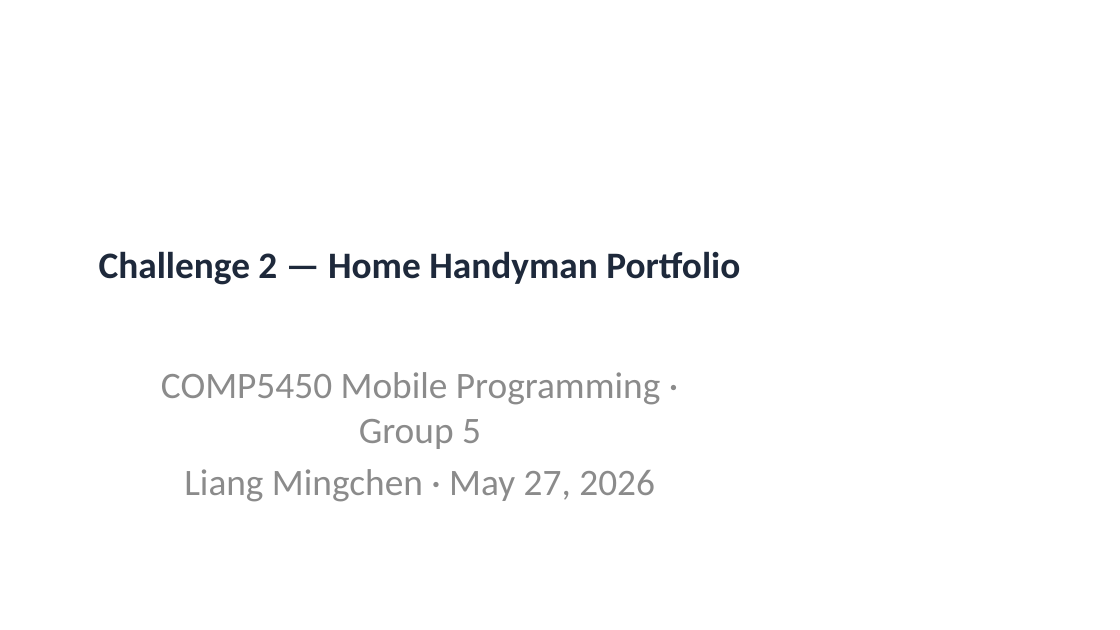
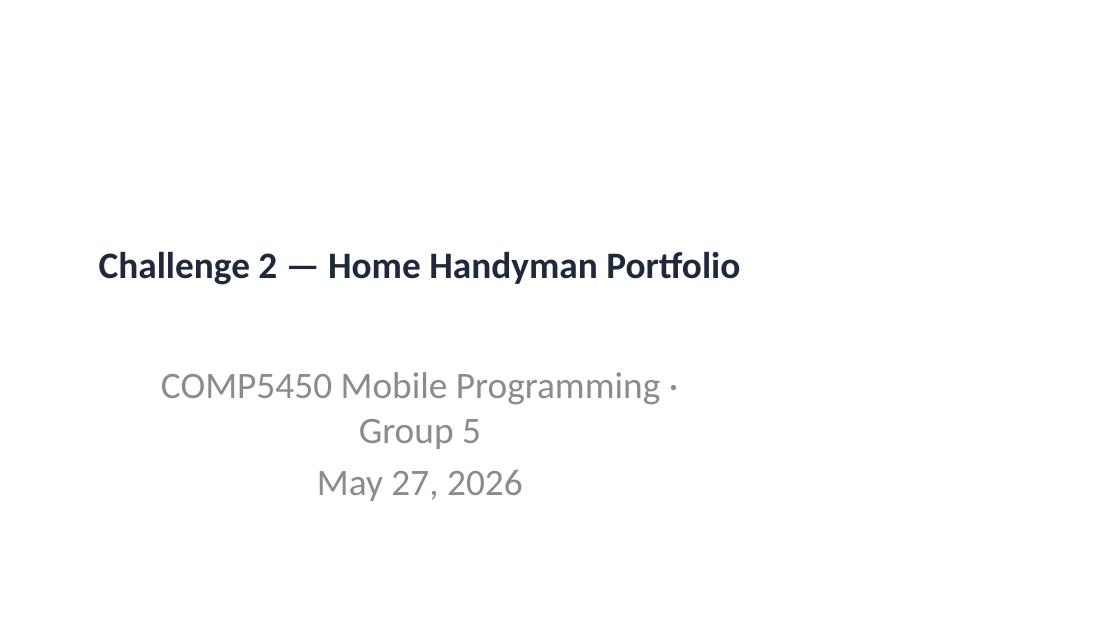
Before and after one commit to achenachena/handyman-portfolio, a slide deck: slide 1 of presentation/Challenge2_Group5_HandymanPortfolio.pptx. Drawn at 1120x630 pixels with LibreOffice and Linux fonts; fonts in the diff are those of the drawing. Boxes give left, top, right and bottom in pixels: in the first picture for what was removed or moved away, otherwise in the second. Text is boxed around its words. In the diff, an @@ line names an element or a change of style, - is before the commit and + after.

```diff
--- a/presentation/Challenge2_Group5_HandymanPortfolio.pptx
+++ b/presentation/Challenge2_Group5_HandymanPortfolio.pptx
@@ subtitle at bbox=[317, 470, 523, 501]: text changed @@
-Liang Mingchen · May 27, 2026
+May 27, 2026
```
Also in this commit, not shown: 3 other files.
